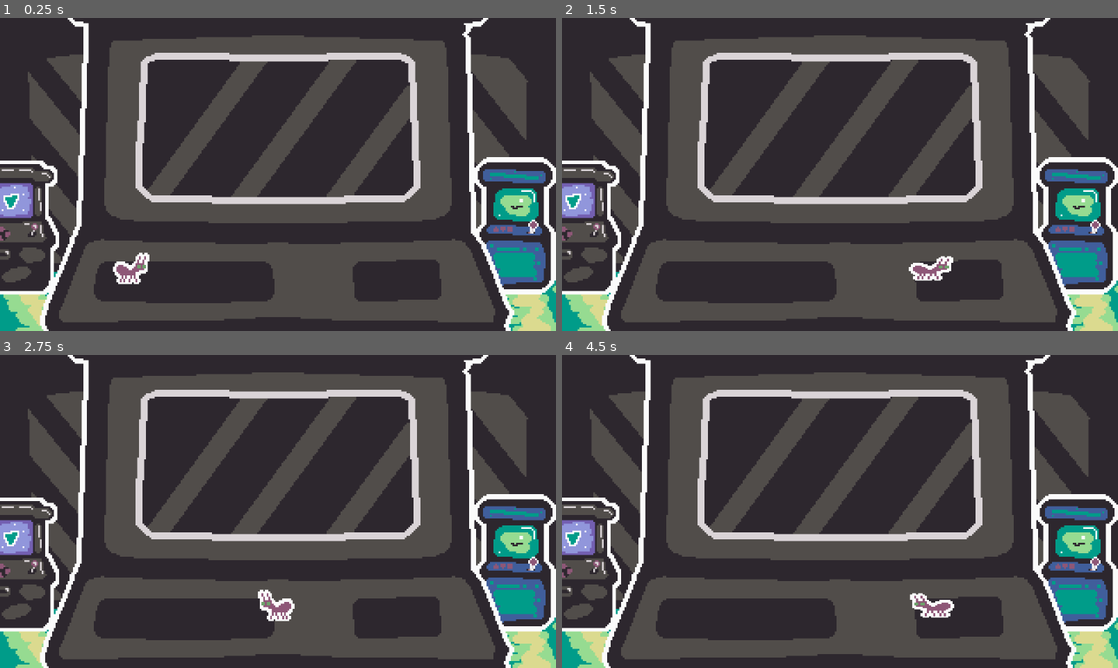
Above: before the commit, frames 1-4 (two rows, left to right).
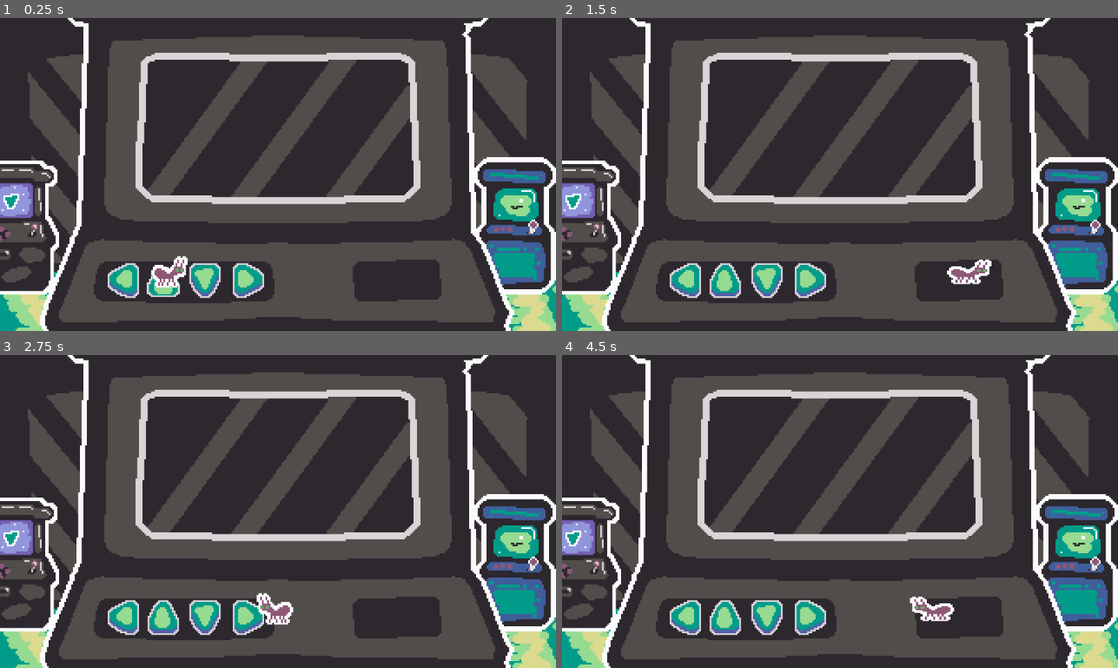
Above: after the commit, the same moments.

Repository: Renan-G-projec/LittleJameGam
Game: Godot game, scene res://scenes/main.tscn
The game is run twice, just before and just after one commit, with the same random seed, the same clock (stepped at 60 frames per second) and the same inputs.
Inputs:
- Up to frame 1 (0.25 s): no input
- Up to frame 2 (1.5 s): hold Right (ant_move_right) from 0.53 s (still down); tap Shift (ant_dash) at 0.6, 1.35 s; tap Space (ant_jump) at 0.77 s
- Up to frame 3 (2.75 s): tap Space (ant_jump) at 1.52 s; release Right (ant_move_right) at 2.03 s; hold A (ant_move_left) from 2.03 s (still down); tap Shift (ant_dash) at 2.1 s
- Up to frame 4 (4.5 s): release A (ant_move_left) at 2.78 s; hold Right (ant_move_right) 2.78-4.28 s; tap Shift (ant_dash) at 2.85, 3.6, 4.35 s; tap Space (ant_jump) at 3.02, 3.77 s; hold A (ant_move_left) from 4.28 s (still down)

The runs differ from the first frame. In frame 1, 2.4% of the frame differs, in the area x 19-48%, y 74-90%; in frame 2, 2.9%, in the area x 19-78%, y 76-90%; in frame 3, 2.5%; in frame 4, 2.5%.

Commit message:
feat: Added buttons with custom game actions. AMDG

Diff:
--- a/project.godot
+++ b/project.godot
@@ -51,6 +51,28 @@
 "events": [Object(InputEventKey,"resource_local_to_scene":false,"resource_name":"","device":-1,"window_id":0,"alt_press …(195 unchanged characters)…
 ]
 }
+directional_right={
+"deadzone": 0.2,
+"events": []
+}
+directional_left={
+"deadzone": 0.2,
+"events": []
+}
+directional_up={
+"deadzone": 0.2,
+"events": []
+}
+directional_down={
+"deadzone": 0.2,
+"events": []
+}
+
+[layer_names]
+
+2d_physics/layer_1="Player"
+2d_physics/layer_2="Map"
+2d_physics/layer_3="ArcadeInside"
 
 [physics]
 
--- /dev/null
+++ b/scenes/arcade_button.tscn
@@ -0,0 +1,49 @@
+[gd_scene format=3 uid="uid://cxhpwp060almc"]
+
+[ext_resource type="Script" uid="uid://bgd3a6bg3kdvh" path="res://scripts/arcade_button.gd" id="1_qlcnn"]
+[ext_resource type="Texture2D" uid="uid://bcmjycwx5h84b" path="res://sprites/directional_buttons.png" id="2_8xy88"]
+[ext_resource type="Script" uid="uid://wyx4a3c056aa" path="res://components/feel_component.gd" id="3_wgp3x"]
+
+[sub_resource type="AtlasTexture" id="AtlasTexture_wgp3x"]
+atlas = ExtResource("2_8xy88")
+region = Rect2(0, 0, 18, 20)
+
+[sub_resource type="AtlasTexture" id="AtlasTexture_54lvw"]
+atlas = ExtResource("2_8xy88")
+region = Rect2(18, 0, 18, 20)
+
+[sub_resource type="SpriteFrames" id="SpriteFrames_d1p6d"]
+animations = [{
+"frames": [{
+"duration": 1.0,
+"texture": SubResource("AtlasTexture_wgp3x")
+}, {
+"duration": 1.0,
+"texture": SubResource("AtlasTexture_54lvw")
+}],
+"loop": 0,
+"name": &"default",
+"speed": 5.0
+}]
+
+[sub_resource type="RectangleShape2D" id="RectangleShape2D_d1p6d"]
+size = Vector2(12, 10.5)
+
+[node name="ArcadeButton" type="Node2D" unique_id=34883181]
+script = ExtResource("1_qlcnn")
+
+[node name="AnimatedSprite2D" type="AnimatedSprite2D" parent="." unique_id=1693972737]
+sprite_frames = SubResource("SpriteFrames_d1p6d")
+
+[node name="Area2D" type="Area2D" parent="." unique_id=2072963921]
+
+[node name="CollisionShape2D" type="CollisionShape2D" parent="Area2D" unique_id=1768119659]
+position = Vector2(0, 3.75)
+shape = SubResource("RectangleShape2D_d1p6d")
+
+[node name="FeelComponent" type="Node" parent="." unique_id=1289268970]
+script = ExtResource("3_wgp3x")
+metadata/_custom_type_script = "uid://wyx4a3c056aa"
+
+[connection signal="body_entered" from="Area2D" to="." method="_on_area_2d_body_entered"]
+[connection signal="body_exited" from="Area2D" to="." method="_on_area_2d_body_exited"]
--- a/scenes/main.tscn
+++ b/scenes/main.tscn
@@ -3,6 +3,86 @@
 [ext_resource type="Script" uid="uid://bfn4o32h0lh8a" path="res://scripts/main.gd" id="1_o5qli"]
 [ext_resource type="Texture2D" uid="uid://d3rqi8i24jroe" path="res://sprites/background.png" id="2_0wfyh"]
 [ext_resource type="PackedScene" uid="uid://b33drau0ew2fo" path="res://scenes/player.tscn" id="3_sugp2"]
+[ext_resource type="PackedScene" uid="uid://cxhpwp060almc" path="res://scenes/arcade_button.tscn" id="3_tbgi4"]
+[ext_resource type="Texture2D" uid="uid://bcmjycwx5h84b" path="res://sprites/directional_buttons.png" id="4_tefeu"]
+
+[sub_resource type="InputEventAction" id="InputEventAction_tipki"]
+action = &"directional_left"
+
+[sub_resource type="InputEventAction" id="InputEventAction_o6xl0"]
+action = &"directional_up"
+
+[sub_resource type="AtlasTexture" id="AtlasTexture_85g3d"]
+atlas = ExtResource("4_tefeu")
+region = Rect2(0, 20, 18, 20)
+
+[sub_resource type="AtlasTexture" id="AtlasTexture_choun"]
+atlas = ExtResource("4_tefeu")
+region = Rect2(18, 20, 18, 20)
+
+[sub_resource type="SpriteFrames" id="SpriteFrames_ya4ey"]
+animations = [{
+"frames": [{
+"duration": 1.0,
+"texture": SubResource("AtlasTexture_85g3d")
+}, {
+"duration": 1.0,
+"texture": SubResource("AtlasTexture_choun")
+}],
+"loop": 0,
+"name": &"default",
+"speed": 5.0
+}]
+
+[sub_resource type="InputEventAction" id="InputEventAction_tefeu"]
+action = &"directional_down"
+
+[sub_resource type="AtlasTexture" id="AtlasTexture_tbgi4"]
+atlas = ExtResource("4_tefeu")
+region = Rect2(0, 40, 18, 20)
+
+[sub_resource type="AtlasTexture" id="AtlasTexture_tefeu"]
+atlas = ExtResource("4_tefeu")
+region = Rect2(18, 40, 18, 20)
+
+[sub_resource type="SpriteFrames" id="SpriteFrames_o6xl0"]
+animations = [{
+"frames": [{
+"duration": 1.0,
+"texture": SubResource("AtlasTexture_tbgi4")
+}, {
+"duration": 1.0,
+"texture": SubResource("AtlasTexture_tefeu")
+}],
+"loop": 0,
+"name": &"default",
+"speed": 5.0
+}]
+
+[sub_resource type="InputEventAction" id="InputEventAction_tbgi4"]
+action = &"directional_right"
+
+[sub_resource type="AtlasTexture" id="AtlasTexture_o6xl0"]
+atlas = ExtResource("4_tefeu")
+region = Rect2(0, 60, 18, 20)
+
+[sub_resource type="AtlasTexture" id="AtlasTexture_tipki"]
+atlas = ExtResource("4_tefeu")
+region = Rect2(18, 60, 18, 20)
+
+[sub_resource type="SpriteFrames" id="SpriteFrames_85g3d"]
+animations = [{
+"frames": [{
+"duration": 1.0,
+"texture": SubResource("AtlasTexture_o6xl0")
+}, {
+"duration": 1.0,
+"texture": SubResource("AtlasTexture_tipki")
+}],
+"loop": 0,
+"name": &"default",
+"speed": 5.0
+}]
 
 [sub_resource type="WorldBoundaryShape2D" id="WorldBoundaryShape2D_d1p6d"]
 distance = -154.0
@@ -17,10 +97,37 @@
 texture = ExtResource("2_0wfyh")
 centered = false
 
+[node name="ArcadeButtonLeft" parent="." unique_id=34883181 instance=ExtResource("3_tbgi4")]
+position = Vector2(71, 151)
+directional_action = SubResource("InputEventAction_tipki")
+
+[node name="ArcadeButtonUp" parent="." unique_id=1469390153 instance=ExtResource("3_tbgi4")]
+position = Vector2(94, 151)
+directional_action = SubResource("InputEventAction_o6xl0")
+
+[node name="AnimatedSprite2D" parent="ArcadeButtonUp" index="0" unique_id=1693972737]
+sprite_frames = SubResource("SpriteFrames_ya4ey")
+
+[node name="ArcadeButtonDown" parent="." unique_id=1354454935 instance=ExtResource("3_tbgi4")]
+position = Vector2(118, 151)
+directional_action = SubResource("InputEventAction_tefeu")
+
+[node name="AnimatedSprite2D" parent="ArcadeButtonDown" index="0" unique_id=1693972737]
+sprite_frames = SubResource("SpriteFrames_o6xl0")
+
+[node name="ArcadeButtonRight" parent="." unique_id=1237762229 instance=ExtResource("3_tbgi4")]
+position = Vector2(143, 151)
+directional_action = SubResource("InputEventAction_tbgi4")
+
+[node name="AnimatedSprite2D" parent="ArcadeButtonRight" index="0" unique_id=1693972737]
+sprite_frames = SubResource("SpriteFrames_85g3d")
+
 [node name="MapCollisions" type="StaticBody2D" parent="." unique_id=2028716468]
+collision_layer = 2
+collision_mask = 0
 
 [node name="CollisionShape2D" type="CollisionShape2D" parent="MapCollisions" unique_id=879869806]
-position = Vector2(160, 0)
+position = Vector2(164, 2)
 shape = SubResource("WorldBoundaryShape2D_d1p6d")
 
 [node name="CollisionShape2D2" type="CollisionShape2D" parent="MapCollisions" unique_id=909664667]
@@ -32,4 +139,9 @@
 shape = SubResource("RectangleShape2D_d1p6d")
 
 [node name="Player" parent="." unique_id=915638823 instance=ExtResource("3_sugp2")]
-position = Vector2(76, 136)
+position = Vector2(98, 124)
+
+[editable path="ArcadeButtonLeft"]
+[editable path="ArcadeButtonUp"]
+[editable path="ArcadeButtonDown"]
+[editable path="ArcadeButtonRight"]
--- a/scenes/player.tscn
+++ b/scenes/player.tscn
@@ -22,6 +22,7 @@
 }]
 
 [node name="Player" type="CharacterBody2D" unique_id=915638823]
+collision_mask = 2
 script = ExtResource("1_g2els")
 
 [node name="CollisionShape2D" type="CollisionShape2D" parent="." unique_id=874781418]
--- /dev/null
+++ b/scripts/arcade_button.gd
@@ -0,0 +1,28 @@
+# Ad Maiorem Dei Gloriam!
+class_name ArcadeButton
+extends Node2D
+
+@export var directional_action: InputEventAction
+
+@onready var sprite: AnimatedSprite2D = $AnimatedSprite2D
+@onready var feel_component: FeelComponent = $FeelComponent
+
+var _active: bool = true
+
+func _activate() -> void:
+	feel_component.squash_animation(sprite, Vector2(1.1, 0.9))
+	sprite.frame = 1
+	_active = true
+	directional_action.pressed = true
+
+func _deactivate() -> void:
+	feel_component.squash_animation(sprite, Vector2(0.9, 1.1))
+	sprite.frame = 0
+	_active = false
+	directional_action.pressed = false
+
+func _on_area_2d_body_entered(_body: Node2D) -> void:
+	_activate()
+
+func _on_area_2d_body_exited(_body: Node2D) -> void:
+	_deactivate()
Not shown, added: scripts/arcade_button.gd.uid
